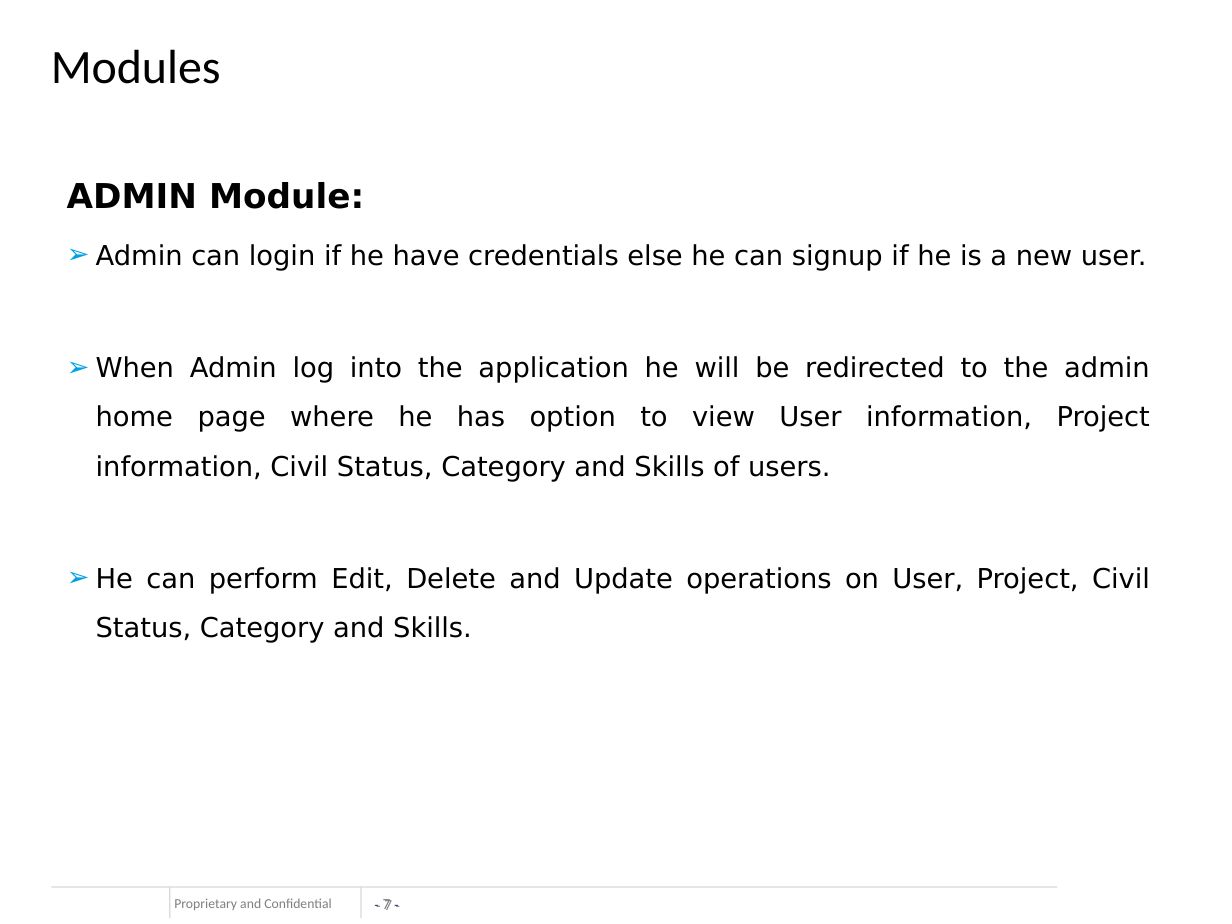
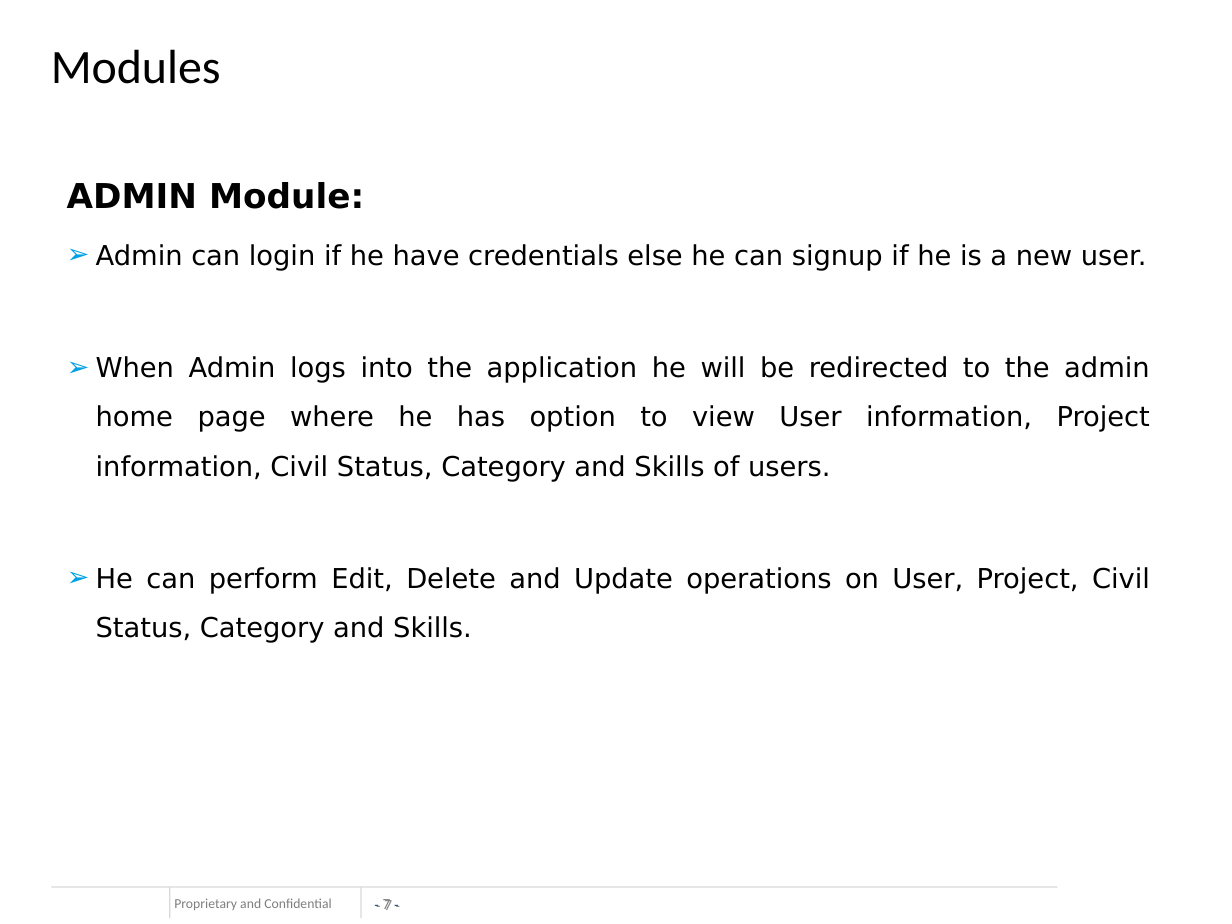
Before and after one commit to HRMS4/Group-4, a slide deck: slide 7 of Development/Presentation/PresentationTemplate.ppt. Drawn at 1232x924 pixels with LibreOffice and Linux fonts; fonts in the diff are those of the drawing; background and template pictures are left out. Boxes give left, top, right and bottom in pixels: in the first picture for what was removed or moved away, otherwise in the second. Text is boxed around its words. In the diff, an @@ line names an element or a change of style, - is before the commit and + after.

```diff
--- a/Development/Presentation/PresentationTemplate.ppt
+++ b/Development/Presentation/PresentationTemplate.ppt
@@ text at box(96, 356, 1150, 482): text changed @@
-➢ When Admin log into the application he will be redirected to the admin home page where he has option to view User information, Project information, Civil Status, Category and Skills of users.
+➢ When Admin logs into the application he will be redirected to the admin home page where he has option to view User information, Project information, Civil Status, Category and Skills of users.
```
